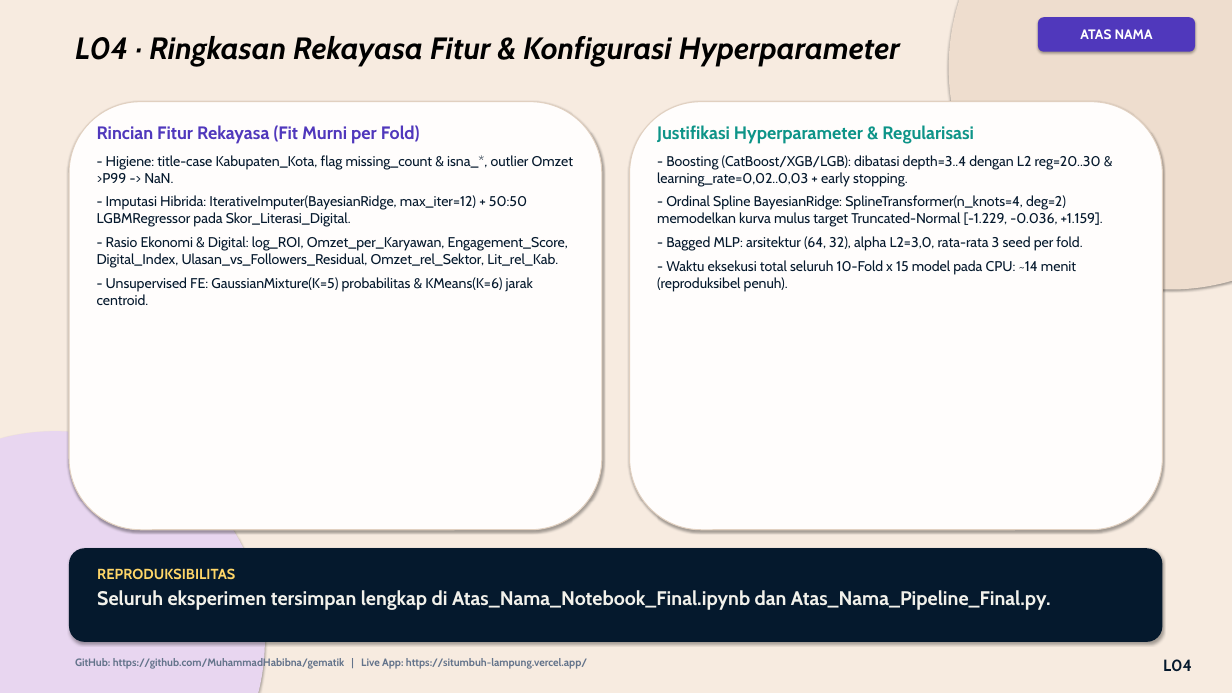
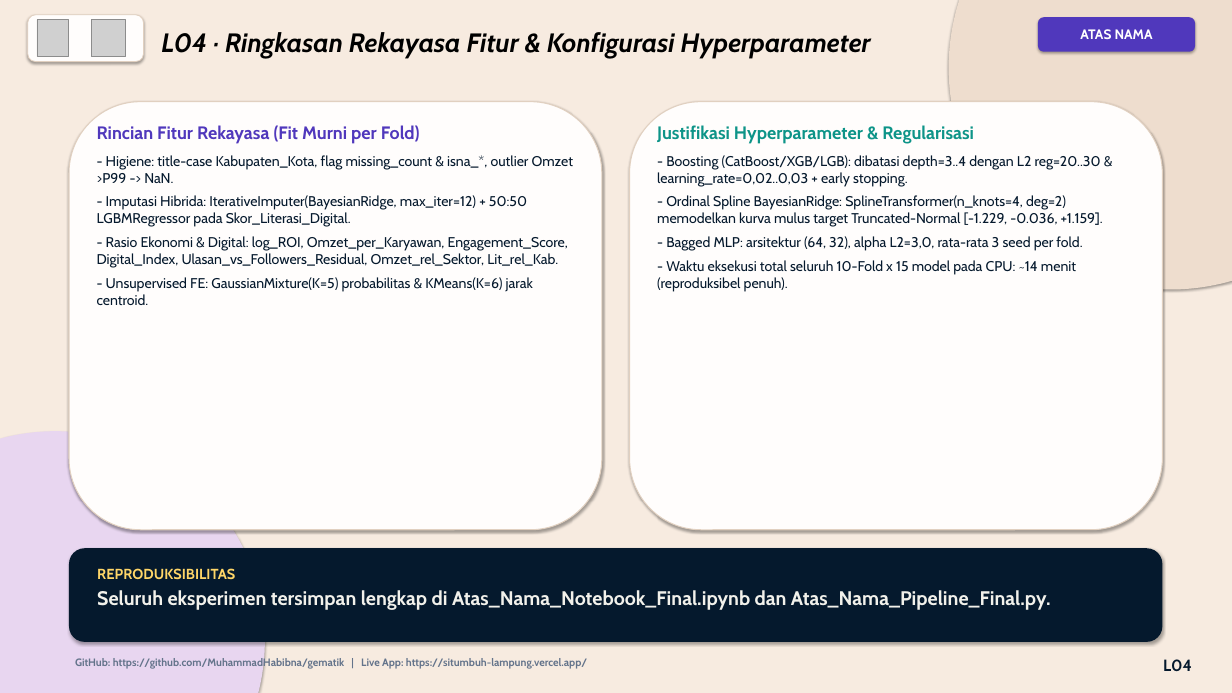
Before and after one commit to MuhammadHabibna/gematik, a slide deck: slide 19 of Atas_Nama_Presentasi_Final.pptx. Drawn at 1232x693 pixels with LibreOffice and Linux fonts; fonts in the diff are those of the drawing; grey boxes stand for pictures. Boxes give left, top, right and bottom in pixels: in the first picture for what was removed or moved away, otherwise in the second. Text is boxed around its words. In the diff, an @@ line names an element or a change of style, - is before the commit and + after.

```diff
--- a/Atas_Nama_Presentasi_Final.pptx
+++ b/Atas_Nama_Presentasi_Final.pptx
@@ rounded rectangle added at [28, 15, 144, 62], fill #FFFDFC, outline #E1D0C0 1 pt @@
@@ picture added at [37, 20, 68, 57] @@
@@ picture added at [91, 20, 126, 57] @@
@@ text "L04 · Ringkasan Rekayasa Fitur ...": place and size @@
-text "L04 · Ringkasan Rekayasa Fitur ..." at [75, 36, 900, 66]
+text "L04 · Ringkasan Rekayasa Fitur ..." at [161, 32, 871, 58]
@@ text "L04 · Ringkasan Rekayasa Fitur ..." at [161, 32, 871, 58]: size 36 to 31 pt @@
```
Also in this commit, not shown: 19 other slides changed, 1 other file.
